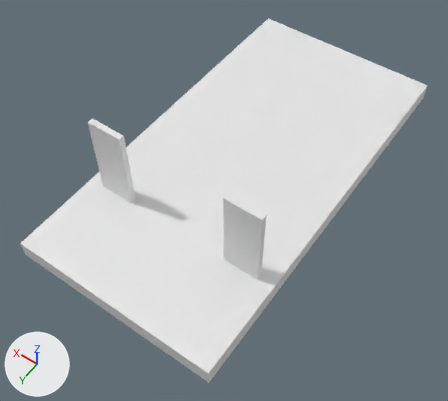
The Blender file ModelsToPrint/f1-mini-bolid-hook/f1-mini-bolid-hook.blend: old version first, new version second.
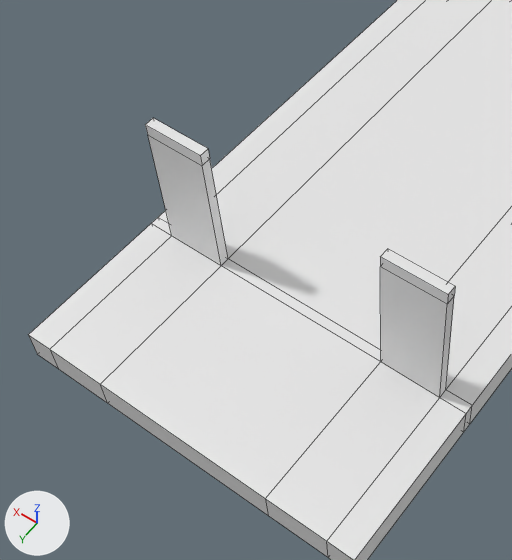
There are two pictures of each version: one whole from a 50 mm lens placed at (-0.1137, 0.1689, 0.6), pointed at (-0.0254, 0.0452, 0.4057), one close up on the part from 1% to 67% of the width and 13% to 93% of the height. Every picture has the same lights, and +X, +Y and +Z are marked at lower left. The first two pictures are the older version. The close-ups show mesh edges as thin lines.
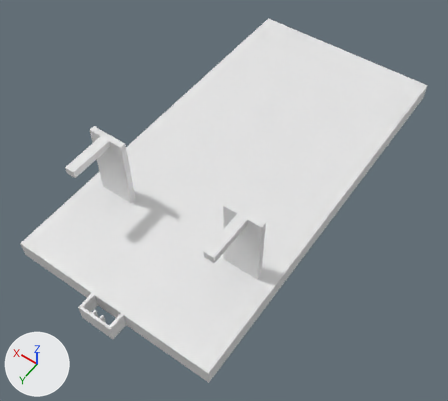
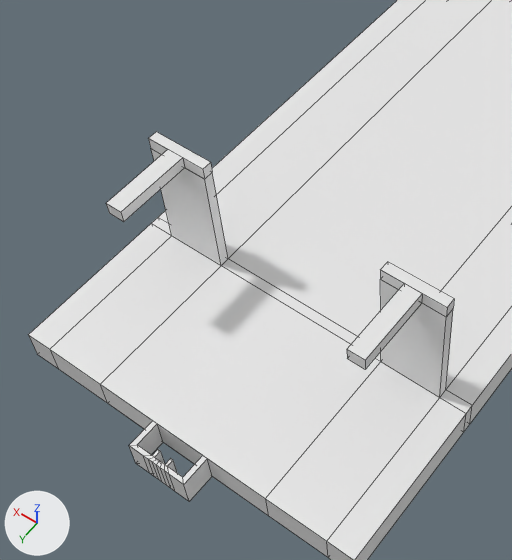
Pixel boxes [x1, y1, x2, y2] of what changed, in the close-ups (512 x 560 px):
part 1 of me_cube, built on: [101, 385, 268, 515] in both
part 2 of me_cube, reshaped: before [145, 118, 455, 398]; after [106, 132, 454, 398]

The change, as a diff of the scene's bpy script:
```diff
--- a/ModelsToPrint/f1-mini-bolid-hook/f1-mini-bolid-hook.blend.py
+++ b/ModelsToPrint/f1-mini-bolid-hook/f1-mini-bolid-hook.blend.py
@@ me_cube @@
 # used by ob_cube; location = (0.0, 0.0, 0.3438); scale = (0.0632, 0.0632, 0.0632)
-me_cube.from_pydata(...)  # 64 vertices, 62 faces; spans x -1.0..0.38, y -1.0..1.69, z 0.88..1.57
+me_cube.from_pydata(...)  # 132 vertices, 132 faces; spans x -1.0..0.38, y -1.0..1.8, z 0.88..1.51
+# me_cube part 1
+# 1 face is deleted
+# 26 vertices are added at x -0.43..-0.19, y 1.69..1.8, z 0.88
+# 26 new vertices lie (0.0, 0.0, 0.12) away from vertices in x -0.43..-0.19, y 1.69..1.8, z 0.88
+# 55 new faces join them
+# me_cube part 2
+# 2 faces are deleted
+# 16 vertices in x -0.9..0.28, y 1.04..1.08, z 1.52..1.57 move by (0.0, 0.0, -0.06)
+# 8 vertices are added at x -0.81..0.19, y 1.08, z 1.46..1.51
+# 8 new vertices lie (0.0, 0.29, 0.0) away from vertices in x -0.81..0.19, y 1.08, z 1.46..1.51
+# 18 new faces join them
 me_cube.materials.append(mat_material)
```
